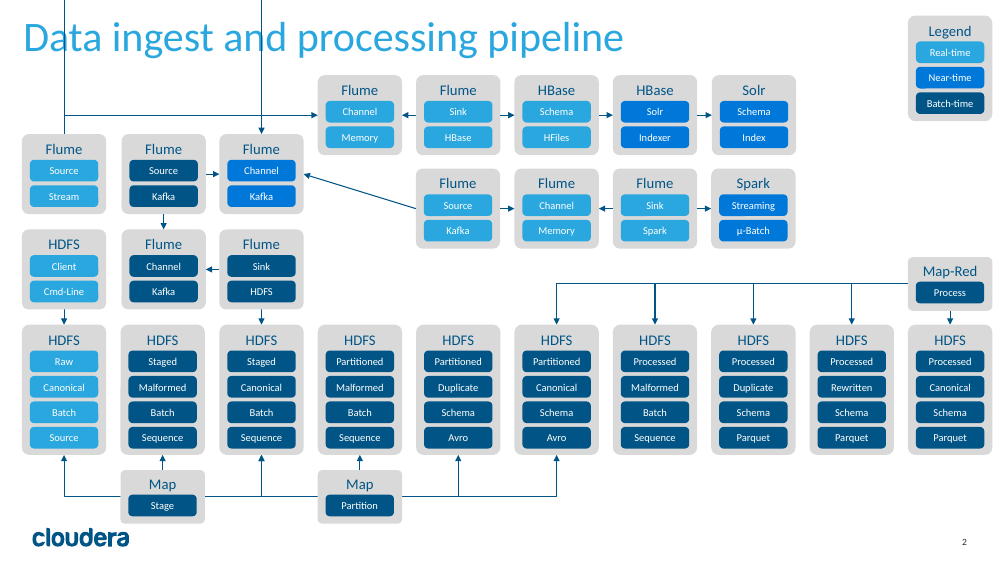
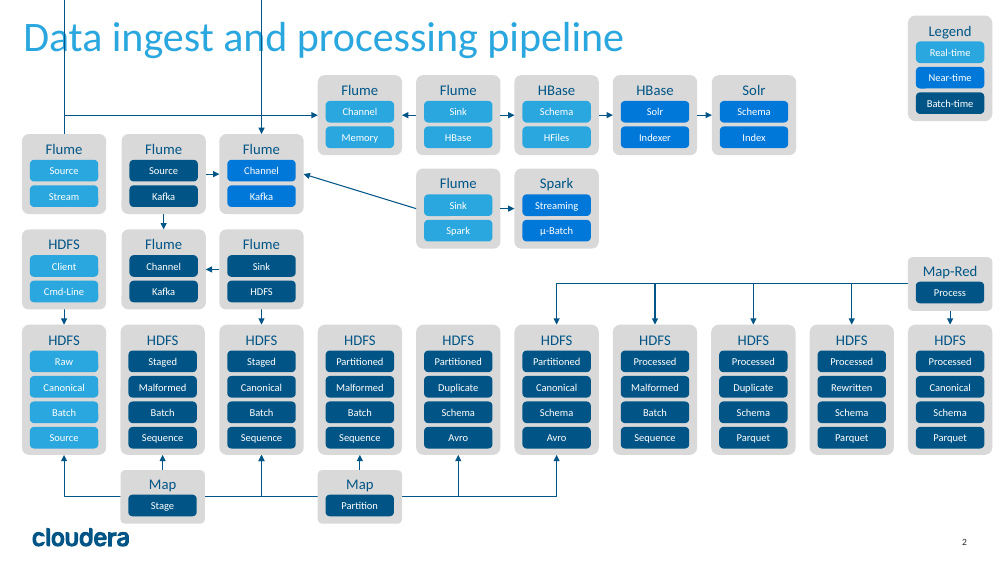
Before and after one commit to ggear/cloudera-framework, a slide deck: slide 2 of cloudera-framework-main/cloudera-framework-main-archetype/src/main/resources/archetype-resources/src/site/resources/Archetype_Architecture.pptx. Drawn at 1008x567 pixels with LibreOffice and Linux fonts; fonts in the diff are those of the drawing. Boxes give left, top, right and bottom in pixels: in the first picture for what was removed or moved away, otherwise in the second. Text is boxed around its words. In the diff, an @@ line names an element or a change of style, - is before the commit and + after.

Commit message:
Update Kafka config

```diff
--- a/cloudera-framework-main/cloudera-framework-main-archetype/src/main/resources/archetype-resources/src/site/resources/Archetype_Architecture.pptx
+++ b/cloudera-framework-main/cloudera-framework-main-archetype/src/main/resources/archetype-resources/src/site/resources/Archetype_Architecture.pptx
@@ rounded rectangle "Spark": place and size @@
-rounded rectangle "Spark" at <box>712,169,796,249</box>
+rounded rectangle "Spark" at <box>514,169,599,249</box>
@@ rounded rectangle removed at <box>514,169,599,249</box> @@
-Flume
@@ rounded rectangle removed at <box>613,169,697,249</box> @@
-Flume
@@ rounded rectangle removed at <box>425,196,492,216</box> @@
-Source
@@ 4 rounded rectangles, 1 arrow: place and size @@
-4 rounded rectangles, 1 arrow at <box>622,196,786,240</box>
+4 rounded rectangles, 1 arrow at <box>425,196,590,240</box>
@@ rounded rectangle removed at <box>523,196,590,216</box> @@
-Channel
@@ arrow removed from (613, 209) to (599, 209) @@
@@ rounded rectangle removed at <box>425,221,492,240</box> @@
-Kafka
@@ rounded rectangle removed at <box>523,221,590,240</box> @@
-Memory
```
Also in this commit, not shown: 1 other slide changed, 3 other files.
